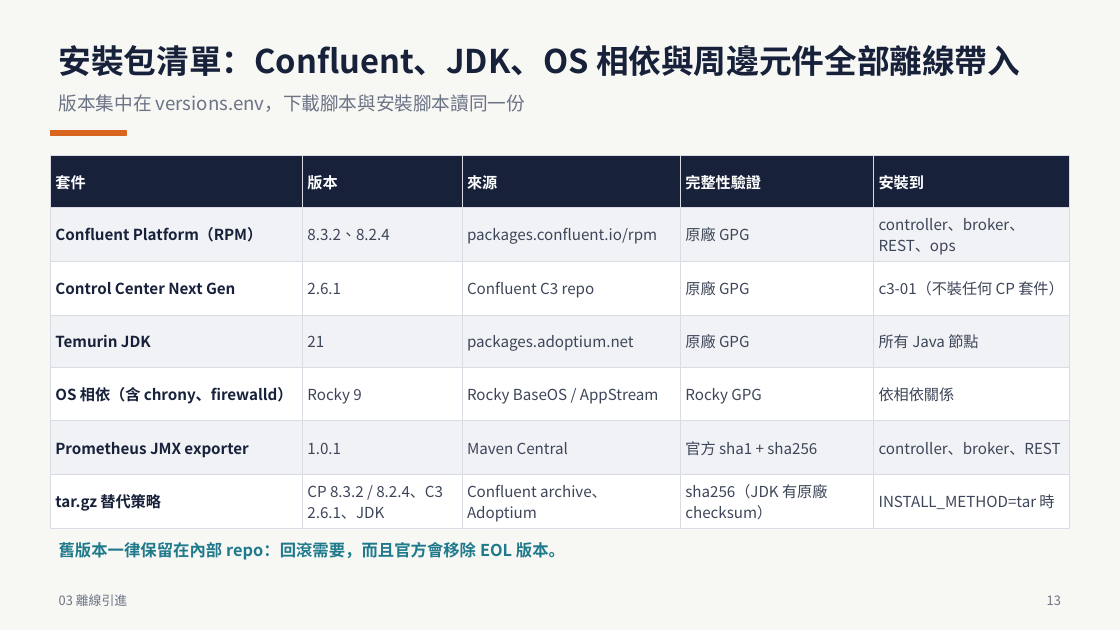
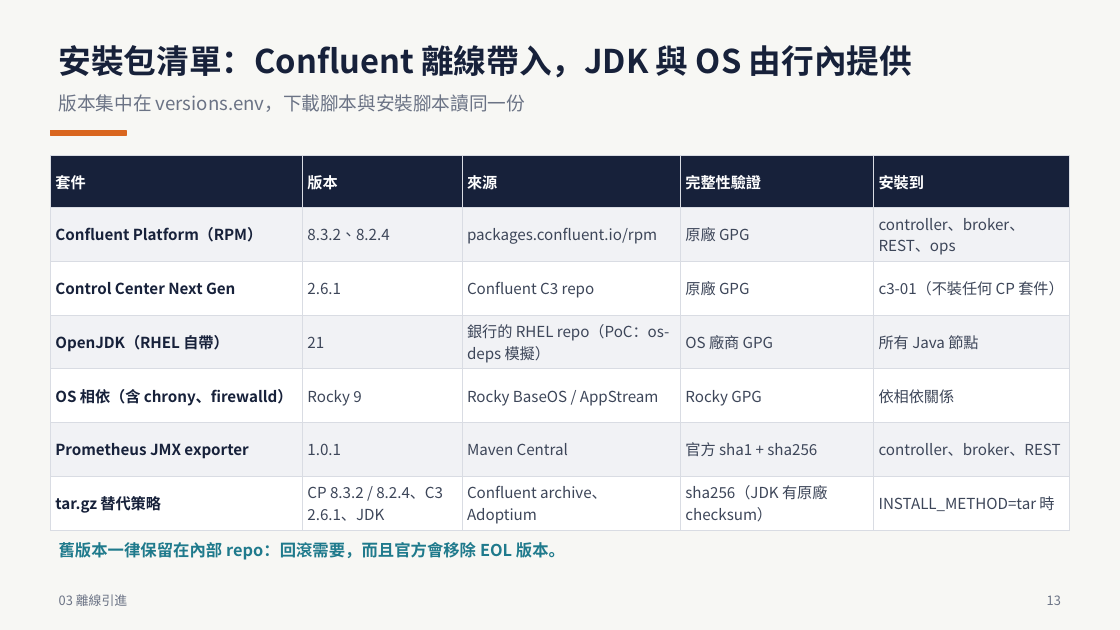
Before and after one commit to zxc81906119/kafka_install_ops, a slide deck: slide 13 of docs/Confluent-離線安裝PoC-全流程.pptx. Drawn at 1120x630 pixels with LibreOffice and Linux fonts; fonts in the diff are those of the drawing. Boxes give left, top, right and bottom in pixels: in the first picture for what was removed or moved away, otherwise in the second. Text is boxed around its words. In the diff, an @@ line names an element or a change of style, - is before the commit and + after.

```diff
--- a/docs/Confluent-離線安裝PoC-全流程.pptx
+++ b/docs/Confluent-離線安裝PoC-全流程.pptx
@@ text at (59, 45, 912, 78): text changed @@
-安裝包清單：Confluent、JDK、OS 相依與周邊元件全部離線帶入
+安裝包清單：Confluent 離線帶入，JDK 與 OS 由行內提供
@@ table at (50, 155, 1070, 528) @@
-row 4: Temurin JDK | 21 | packages.adoptium.net | 原廠 GPG | 所有 Java 節點
+row 4: OpenJDK（RHEL 自帶） | 21 | 銀行的 RHEL repo（PoC：os-deps 模擬） | OS 廠商 GPG | 所有 Java 節點
```
Also in this commit, not shown: 1 other slide changed, 34 other files.
